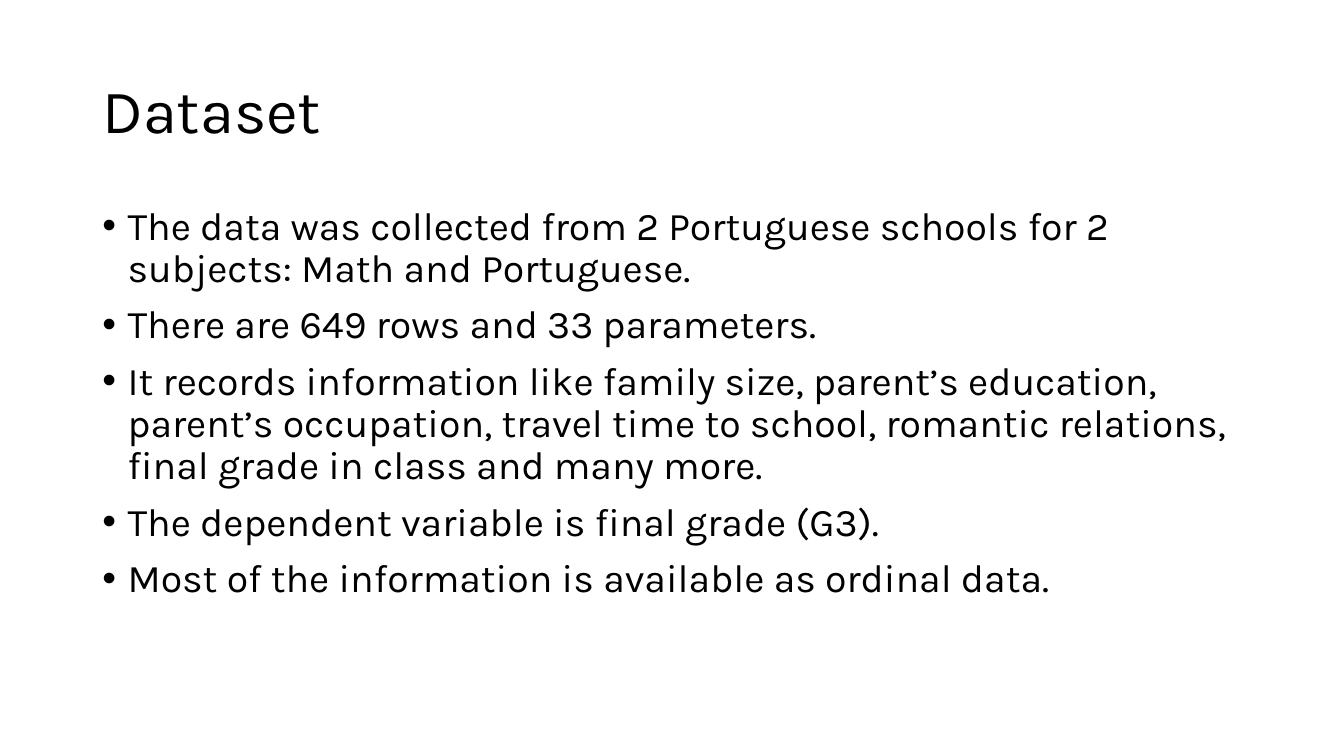
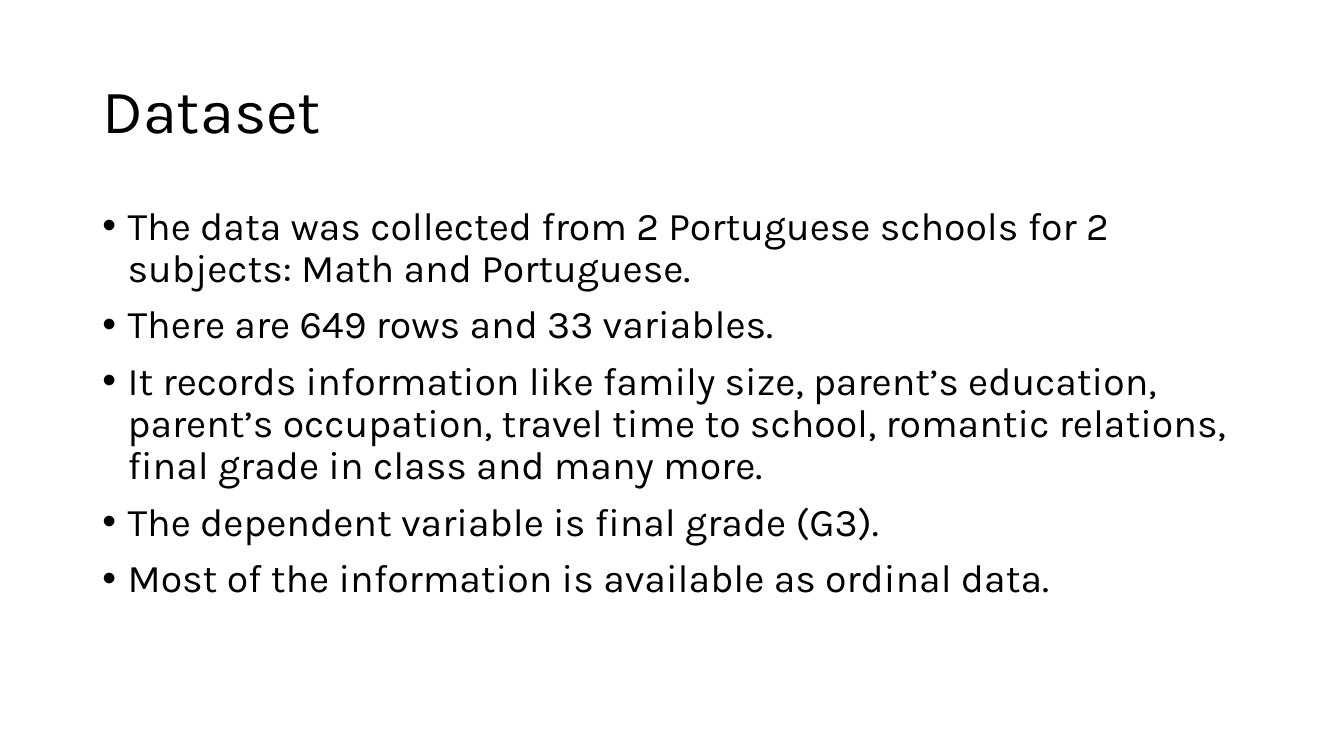
Before and after one commit to prs-sharma9/DATA-603_PROJECT, a slide deck: slide 3 of Final_Presentation.pptx. Drawn at 1344x756 pixels with LibreOffice and Linux fonts; fonts in the diff are those of the drawing. Boxes give left, top, right and bottom in pixels: in the first picture for what was removed or moved away, otherwise in the second. Text is boxed around its words. In the diff, an @@ line names an element or a change of style, - is before the commit and + after.

```diff
--- a/Final_Presentation.pptx
+++ b/Final_Presentation.pptx
@@ text at [128, 311, 773, 339]: text changed @@
-• There are 649 rows and 33 parameters.
+• There are 649 rows and 33 variables.
```
Also in this commit, not shown: 9 slides added, 1 other file.
